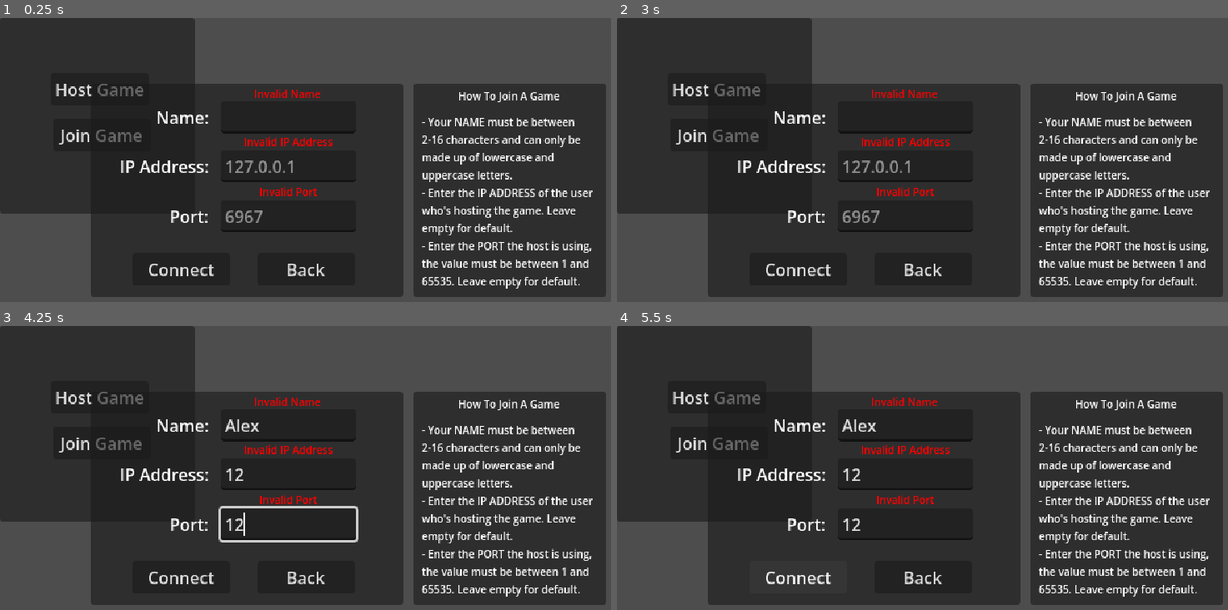
Above: before the commit, frames 1-4 (two rows, left to right).
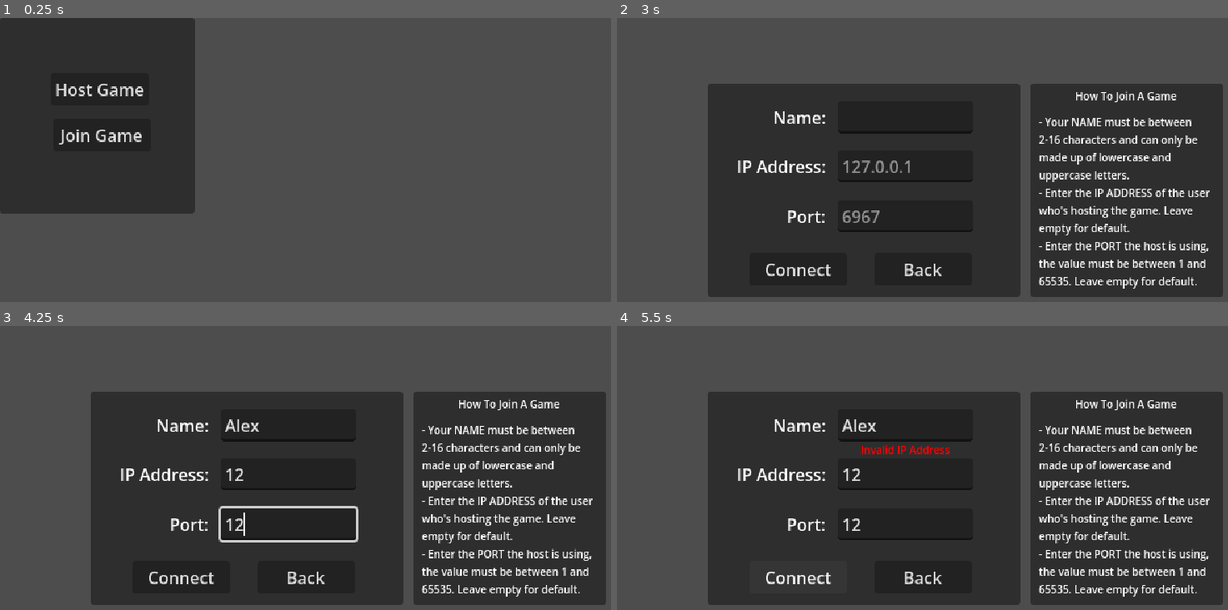
Above: after the commit, the same moments.

Repository: CUGG-2025-Puzzlers/hex-arena
Game: Godot game, scene res://scenes/title_screen.tscn
Same seed, same stepped clock (60 frames per second), same inputs: the game is played once before the commit and once after it. The project has no main scene, so this scene is started directly.
Inputs (mouse positions are in pixels of both pictures, inside the frame that each line leads up to):
- Up to frame 1 (0.25 s): no input
- Up to frame 2 (3 s): tap Enter at 0.5 s; click "Host Game" at 1.25 s; click (922, 270) at 2 s, where only the run before the commit has a clickable "Back"; click "Join Game" at 2.75 s
- Up to frame 3 (4.25 s): click (287, 425) at 3.52 s; type "Alex" at 3.6 s; click (287, 473) at 3.75 s; type "12" at 3.83 s; click (287, 524) at 3.98 s; type "12" at 4.07 s
- Up to frame 4 (5.5 s): click "Connect" at 4.25 s

The runs differ from the first frame. In frame 1, 54% of the frame differs, in the area x 14-100%, y 23-99%; in frame 2, 15%; in frame 3, 15%; in frame 4, 15%.
Error before the commit: Parse Error: Too few arguments for "join_game()" call. Expected at least 3 but received 2. (res://scripts/title_screen.gd:94)

Commit message:
Added name to join game arguments

Diff:
--- a/scripts/title_screen.gd
+++ b/scripts/title_screen.gd
@@ -90,8 +90,7 @@
 		print("Fix %d error(s) before connecting..." % errors)
 		return
 
-	print("Attempting to connect to %s on port %s..." % [ip, port])
-	MultiplayerManager.join_game(ip, port)
+	MultiplayerManager.join_game(player_name, ip, port)
 
 # Closes the join menu
 func _on_back() -> void:
